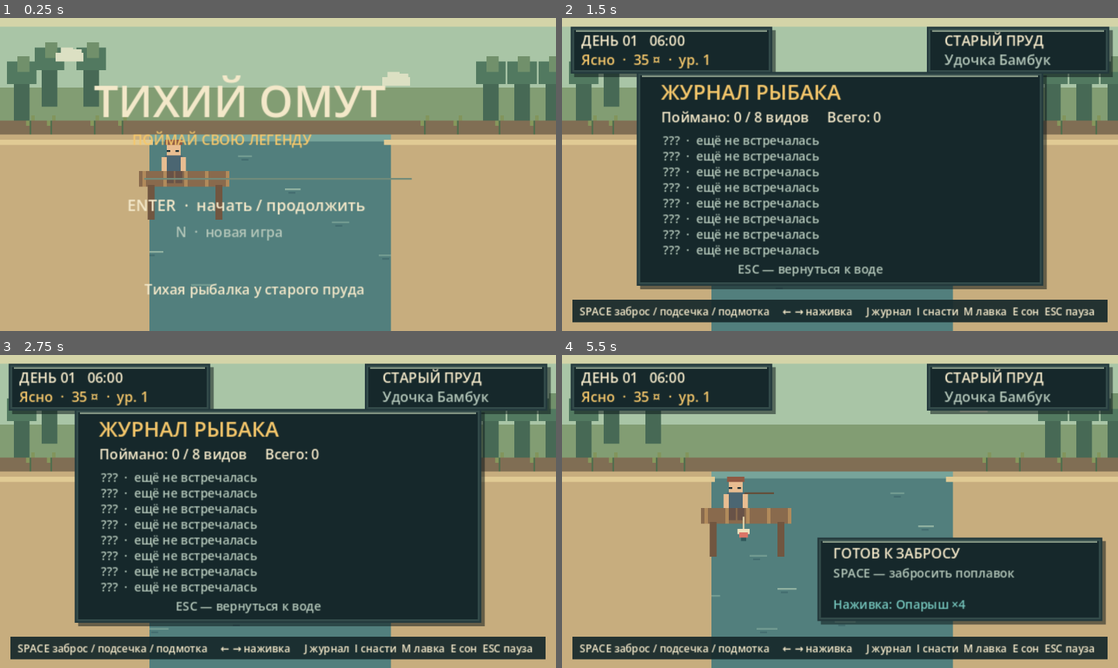
Above: before the commit, frames 1-4 (two rows, left to right).
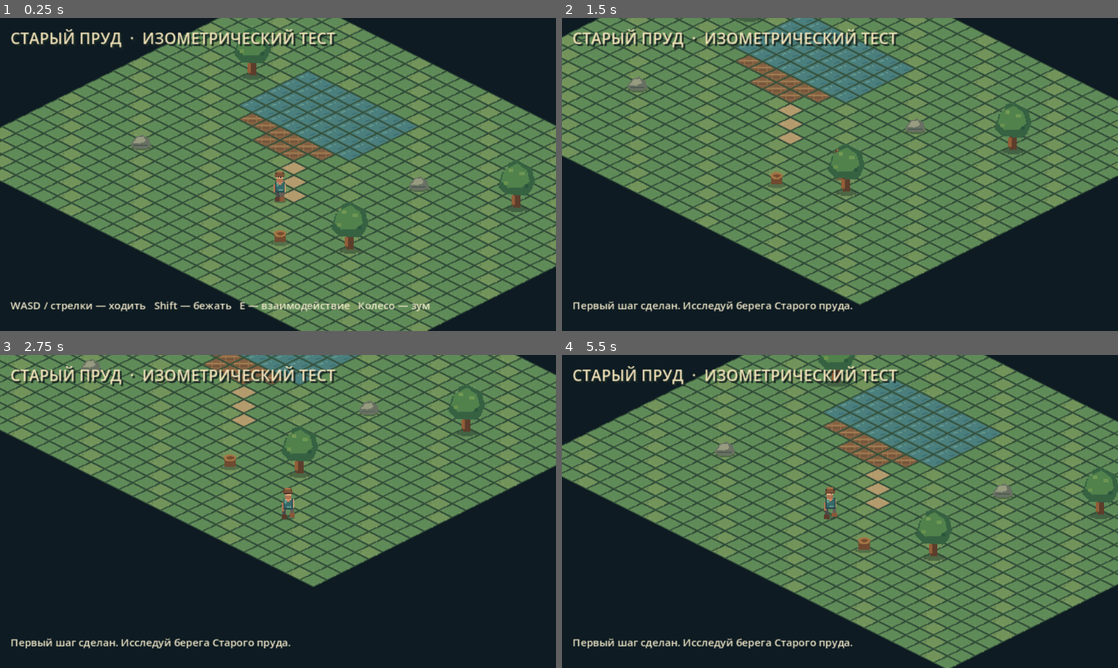
Above: after the commit, the same moments.

Repository: pajeroff/Still_Waters
Game: Godot game, scene res://World.tscn
Two runs of this game, one before a commit and one after it. Both use one fixed random seed, a clock stepped at 60 frames per second and the inputs below. Before the commit the project starts from res://Main.tscn.
Inputs (mouse positions are in pixels of both pictures, inside the frame that each line leads up to):
- Up to frame 1 (0.25 s): no input
- Up to frame 2 (1.5 s): tap Enter at 0.5 s; move the mouse to (962, 158) at 0.52 s; hold D (move_right, bound only after the commit) 0.53-1.28 s; hold = (camera_zoom_in, bound only after the commit) 0.53-1.28 s; tap J (achievements, bound only after the commit) at 0.6 s; click (962, 158) at 0.67 s; move the mouse to (728, 190) at 1.27 s; hold S (move_down, bound only after the commit) from 1.28 s (still down); tap = (camera_zoom_in, bound only after the commit) at 1.35 s; click (728, 190) at 1.42 s
- Up to frame 3 (2.75 s): tap - (camera_zoom_out, bound only after the commit) at 1.55 s; move the mouse to (333, 442) at 2.02 s; release S (move_down, bound only after the commit) at 2.03 s; hold D (move_right, bound only after the commit) from 2.03 s (still down); hold - (camera_zoom_out, bound only after the commit) from 2.03 s (still down); click (333, 442) at 2.17 s; tap Space (cast, bound only after the commit) at 2.3 s
- Up to frame 4 (5.5 s): move the mouse to (812, 574) at 2.77 s; release D (move_right, bound only after the commit) at 2.78 s; release - (camera_zoom_out, bound only after the commit) at 2.78 s; hold W (move_up, bound only after the commit) 2.78-3.53 s; tap Space (cast, bound only after the commit) at 2.85 s; click (812, 574) at 2.92 s; tap E (interact, bound only after the commit) at 3.05 s; move the mouse to (1006, 558) at 3.52 s; hold E (interact, bound only after the commit) 3.53-4.28 s; hold A (move_left, bound only after the commit) 3.53-5.03 s; click (1006, 558) at 3.67 s; tap Shift (run, bound only after the commit) at 3.8, 4.35 s; tap I (inventory, bound only after the commit) at 4.15 s; move the mouse to (673, 464) at 4.27 s; click (673, 464) at 4.42 s; tap J (achievements, bound only after the commit) at 4.55, 5.1 s; tap M (map, bound only after the commit) at 4.9 s; move the mouse to (867, 511) at 5.02 s; hold S (move_down, bound only after the commit) from 5.03 s (still down); hold = (camera_zoom_in, bound only after the commit) from 5.03 s (still down); click (867, 511) at 5.17 s

The runs differ from the first frame. In frame 1, 99% of the frame differs, in the area x 0-100%, y 0-100%; in frame 2, 86%; in frame 3, 77%; in frame 4, 91%.
Error after the commit: Parse Error: Cannot infer the type of "target" variable because the value doesn't have a set type. (res://scripts/world_camera.gd:33)

Commit message:
Prioritize isometric player movement prototype
Co-authored-by: arena-agent <297053741+arena-agent@users.noreply.github.com>

Diff:
--- /dev/null
+++ b/Player.tscn
@@ -0,0 +1,42 @@
+[gd_scene load_steps=5 format=3]
+
+[ext_resource type="Script" path="res://scripts/player.gd" id="1_player"]
+[ext_resource type="Script" path="res://scripts/world_camera.gd" id="2_camera"]
+
+[sub_resource type="CapsuleShape2D" id="CapsuleShape_player"]
+radius = 6.0
+height = 16.0
+
+[sub_resource type="CircleShape2D" id="CircleShape_interaction"]
+radius = 25.0
+
+[node name="Player" type="CharacterBody2D"]
+z_index = 0
+script = ExtResource("1_player")
+walk_speed = 118.0
+run_multiplier = 1.55
+acceleration = 900.0
+braking = 1150.0
+
+[node name="AnimatedSprite2D" type="AnimatedSprite2D" parent="."]
+position = Vector2(0, -20)
+texture_filter = 1
+
+[node name="CollisionShape2D" type="CollisionShape2D" parent="."]
+position = Vector2(0, -7)
+shape = SubResource("CapsuleShape_player")
+
+[node name="InteractionArea" type="Area2D" parent="."]
+position = Vector2(0, -9)
+collision_layer = 0
+collision_mask = 16
+monitoring = true
+
+[node name="CollisionShape2D" type="CollisionShape2D" parent="InteractionArea"]
+shape = SubResource("CircleShape_interaction")
+
+[node name="Camera2D" type="Camera2D" parent="."]
+position_smoothing_enabled = true
+position_smoothing_speed = 8.0
+position = Vector2(0, -4)
+script = ExtResource("2_camera")
--- /dev/null
+++ b/World.tscn
@@ -0,0 +1,56 @@
+[gd_scene load_steps=3 format=3]
+
+[ext_resource type="Script" path="res://scripts/world.gd" id="1_world"]
+[ext_resource type="PackedScene" path="res://Player.tscn" id="2_player"]
+
+[node name="World" type="Node2D"]
+script = ExtResource("1_world")
+
+[node name="YSort" type="Node2D" parent="."]
+y_sort_enabled = true
+
+[node name="Ground" type="TileMapLayer" parent="YSort"]
+z_index = -20
+y_sort_enabled = true
+
+[node name="Water" type="TileMapLayer" parent="YSort"]
+z_index = -18
+y_sort_enabled = true
+
+[node name="Boardwalk" type="TileMapLayer" parent="YSort"]
+z_index = -16
+y_sort_enabled = true
+
+[node name="Player" parent="YSort" instance=ExtResource("2_player")]
+
+[node name="HUD" type="CanvasLayer" parent="."]
+
+[node name="Title" type="Label" parent="HUD"]
+offset_left = 12.0
+offset_top = 10.0
+offset_right = 320.0
+offset_bottom = 34.0
+theme_override_colors/font_color = Color(0.94, 0.88, 0.72, 1)
+theme_override_colors/font_shadow_color = Color(0.1, 0.16, 0.14, 1)
+theme_override_constants/shadow_offset_x = 2
+theme_override_constants/shadow_offset_y = 2
+theme_override_font_sizes/font_size = 18
+text = "СТАРЫЙ ПРУД  ·  ИЗОМЕТРИЧЕСКИЙ ТЕСТ"
+
+[node name="InteractionPrompt" type="Label" parent="HUD"]
+offset_left = 12.0
+offset_top = 40.0
+offset_right = 420.0
+offset_bottom = 64.0
+theme_override_colors/font_color = Color(0.97, 0.79, 0.43, 1)
+theme_override_font_sizes/font_size = 14
+visible = false
+
+[node name="Status" type="Label" parent="HUD"]
+offset_left = 12.0
+offset_top = 322.0
+offset_right = 628.0
+offset_bottom = 354.0
+theme_override_colors/font_color = Color(0.93, 0.9, 0.78, 1)
+theme_override_font_sizes/font_size = 12
+text = "WASD / стрелки — ходить   Shift — бежать   E — взаимодействие"
--- a/project.godot
+++ b/project.godot
@@ -1,19 +1,27 @@
-; Engine configuration file.
-; Still Waters — a quiet pixel fishing prototype.
+; Godot Engine project configuration.
+; «Тихий Омут» — isometric movement prototype, Godot 4.7.
 config_version=5
 
 [application]
 config/name="Тихий Омут"
-run/main_scene="res://Main.tscn"
+run/main_scene="res://World.tscn"
 config/features=PackedStringArray("4.7", "GL Compatibility")
 
 [display]
-window/size/viewport_width=320
-window/size/viewport_height=180
-window/size/window_width_override=960
-window/size/window_height_override=540
+window/size/viewport_width=640
+window/size/viewport_height=360
+window/size/window_width_override=1280
+window/size/window_height_override=720
 window/stretch/mode="canvas_items"
 window/stretch/aspect="keep"
+
+[layer_names]
+2d_physics/layer_1="Player"
+2d_physics/layer_2="World"
+2d_physics/layer_3="Water"
+2d_physics/layer_4="NPC"
+2d_physics/layer_5="Interactable"
+2d_physics/layer_6="Trigger"
 
 [rendering]
 renderer/rendering_method="gl_compatibility"
--- /dev/null
+++ b/scripts/interactable_point.gd
@@ -0,0 +1,15 @@
+class_name InteractablePoint
+extends Area2D
+
+signal activated(point: InteractablePoint, actor: Node2D)
+
+@export var display_name := "Осмотреть"
+@export_multiline var response := "Здесь пока тихо."
+
+func _ready() -> void:
+	collision_layer = 1 << 4
+	collision_mask = 0
+	add_to_group("interactable")
+
+func interact(actor: Node2D) -> void:
+	activated.emit(self, actor)
--- /dev/null
+++ b/scripts/player.gd
@@ -0,0 +1,177 @@
+extends CharacterBody2D
+
+signal interacted(target: InteractablePoint)
+signal interaction_prompt_changed(prompt: String)
+signal moved_first_time
+
+const SCREEN_DIRECTIONS := ["E", "SE", "S", "SW", "W", "NW", "N", "NE"]
+const SPRITE_CELL := Vector2i(24, 40)
+const PLAYER_LAYER := 1
+const WORLD_LAYER := 2
+const WATER_LAYER := 4
+const NPC_LAYER := 8
+const INTERACTABLE_LAYER := 16
+
+@export var walk_speed := 118.0
+@export var run_multiplier := 1.55
+@export var acceleration := 900.0
+@export var braking := 1150.0
+
+var facing := "S"
+var nearby_points: Array[InteractablePoint] = []
+var has_moved := false
+
+@onready var animated_sprite: AnimatedSprite2D = $AnimatedSprite2D
+@onready var interaction_area: Area2D = $InteractionArea
+
+func _ready() -> void:
+	motion_mode = CharacterBody2D.MOTION_MODE_FLOATING
+	add_to_group("player")
+	collision_layer = PLAYER_LAYER
+	collision_mask = WORLD_LAYER | WATER_LAYER | NPC_LAYER
+	_ensure_input_map()
+	animated_sprite.sprite_frames = _build_sprite_frames()
+	animated_sprite.play("idle_S")
+	interaction_area.area_entered.connect(_on_interaction_area_entered)
+	interaction_area.area_exited.connect(_on_interaction_area_exited)
+
+func _physics_process(delta: float) -> void:
+	var input_vector := Input.get_vector("move_left", "move_right", "move_up", "move_down", 0.2)
+	var input_strength := minf(input_vector.length(), 1.0)
+	var iso_direction := Vector2(input_vector.x - input_vector.y, (input_vector.x + input_vector.y) * 0.5)
+	if iso_direction.length_squared() > 0.0001:
+		iso_direction = iso_direction.normalized()
+		_update_facing(iso_direction)
+	var speed_scale := run_multiplier if Input.is_action_pressed("run") else 1.0
+	var target_velocity := iso_direction * walk_speed * speed_scale * input_strength
+	var rate := acceleration if target_velocity.length_squared() > velocity.length_squared() else braking
+	velocity = velocity.move_toward(target_velocity, rate * delta)
+	move_and_slide()
+
+	if velocity.length_squared() > 2.0:
+		if not has_moved:
+			has_moved = true
+			moved_first_time.emit()
+		animated_sprite.play("walk_%s" % facing)
+	else:
+		animated_sprite.play("idle_%s" % facing)
+
+func _unhandled_input(event: InputEvent) -> void:
+	if event.is_action_pressed("interact"):
+		_interact_with_nearest()
+
+func _update_facing(direction: Vector2) -> void:
+	var angle := direction.angle()
+	var direction_index := posmod(roundi(angle / (PI / 4.0)), SCREEN_DIRECTIONS.size())
+	facing = SCREEN_DIRECTIONS[direction_index]
+
+func _interact_with_nearest() -> void:
+	_prune_invalid_interactables()
+	if nearby_points.is_empty():
+		return
+	var target := nearby_points[0]
+	var nearest_distance := global_position.distance_squared_to(target.global_position)
+	for point in nearby_points:
+		var distance := global_position.distance_squared_to(point.global_position)
+		if distance < nearest_distance:
+			target = point
+			nearest_distance = distance
+	target.interact(self)
+	interacted.emit(target)
+
+func _on_interaction_area_entered(area: Area2D) -> void:
+	if area is InteractablePoint and not nearby_points.has(area):
+		nearby_points.append(area)
+		_update_interaction_prompt()
+
+func _on_interaction_area_exited(area: Area2D) -> void:
+	if area is InteractablePoint:
+		nearby_points.erase(area)
+		_update_interaction_prompt()
+
+func _prune_invalid_interactables() -> void:
+	for index in range(nearby_points.size() - 1, -1, -1):
+		if not is_instance_valid(nearby_points[index]):
+			nearby_points.remove_at(index)
+
+func _update_interaction_prompt() -> void:
+	_prune_invalid_interactables()
+	var prompt := ""
+	if not nearby_points.is_empty():
+		prompt = "E  ·  %s" % nearby_points[0].display_name
+	interaction_prompt_changed.emit(prompt)
+
+func _build_sprite_frames() -> SpriteFrames:
+	var sheet := load("res://assets/angler_sheet.png") as Texture2D
+	var frames := SpriteFrames.new()
+	if frames.has_animation("default"):
+		frames.remove_animation("default")
+	for row in range(SCREEN_DIRECTIONS.size()):
+		var direction: String = SCREEN_DIRECTIONS[row]
+		var idle_name := "idle_%s" % direction
+		frames.add_animation(idle_name)
+		frames.set_animation_speed(idle_name, 2.0)
+		frames.set_animation_loop(idle_name, true)
+		frames.add_frame(idle_name, _atlas_frame(sheet, 0, row))
+		frames.add_frame(idle_name, _atlas_frame(sheet, 1, row))
+
+		var walk_name := "walk_%s" % direction
+		frames.add_animation(walk_name)
+		frames.set_animation_speed(walk_name, 9.0)
+		frames.set_animation_loop(walk_name, true)
+		for frame_index in range(1, 5):
+			frames.add_frame(walk_name, _atlas_frame(sheet, frame_index + 1, row))
+	return frames
+
+func _atlas_frame(sheet: Texture2D, column: int, row: int) -> AtlasTexture:
+	var frame := AtlasTexture.new()
+	frame.atlas = sheet
+	frame.region = Rect2(column * SPRITE_CELL.x, row * SPRITE_CELL.y, SPRITE_CELL.x, SPRITE_CELL.y)
+	return frame
+
+func _ensure_input_map() -> void:
+	_ensure_action("move_up", [KEY_W, KEY_UP], -1, JOY_AXIS_LEFT_Y, -1.0)
+	_ensure_action("move_down", [KEY_S, KEY_DOWN], -1, JOY_AXIS_LEFT_Y, 1.0)
+	_ensure_action("move_left", [KEY_A, KEY_LEFT], -1, JOY_AXIS_LEFT_X, -1.0)
+	_ensure_action("move_right", [KEY_D, KEY_RIGHT], -1, JOY_AXIS_LEFT_X, 1.0)
+	_ensure_action("run", [KEY_SHIFT], JOY_BUTTON_LEFT_STICK)
+	_ensure_action("interact", [KEY_E], JOY_BUTTON_A)
+	_ensure_action("cast", [KEY_SPACE], JOY_BUTTON_X)
+	_ensure_action("reel", [KEY_SPACE], JOY_BUTTON_X)
+	_ensure_action("inventory", [KEY_I], JOY_BUTTON_Y)
+	_ensure_action("pause", [KEY_ESCAPE], JOY_BUTTON_START)
+	_ensure_action("map", [KEY_M], JOY_BUTTON_BACK)
+	_ensure_action("skill_tree", [KEY_K], JOY_BUTTON_RIGHT_STICK)
+	_ensure_action("achievements", [KEY_J], JOY_BUTTON_RIGHT_SHOULDER)
+	_ensure_action("camera_zoom_in", [KEY_EQUAL])
+	_ensure_action("camera_zoom_out", [KEY_MINUS])
+
+func _ensure_action(action_name: StringName, keys: Array, joy_button: int = -1, joy_axis: int = -1, axis_value: float = 0.0) -> void:
+	if not InputMap.has_action(action_name):
+		InputMap.add_action(action_name, 0.2)
+	var existing_events := InputMap.action_get_events(action_name)
+	for keycode in keys:
+		var found := false
+		for input_event in existing_events:
+			if input_event is InputEventKey and input_event.keycode == keycode:
+				found = true
+				break
+		if not found:
+			var key_event := InputEventKey.new()
+			key_event.keycode = keycode
+			InputMap.action_add_event(action_name, key_event)
+	if joy_button >= 0:
+		var button_found := false
+		for input_event in existing_events:
+			if input_event is InputEventJoypadButton and input_event.button_index == joy_button:
+				button_found = true
+				break
+		if not button_found:
+			var button_event := InputEventJoypadButton.new()
+			button_event.button_index = joy_button
+			InputMap.action_add_event(action_name, button_event)
+	if joy_axis >= 0:
+		var axis_event := InputEventJoypadMotion.new()
+		axis_event.axis = joy_axis
+		axis_event.axis_value = axis_value
+		InputMap.action_add_event(action_name, axis_event)
--- /dev/null
+++ b/scripts/world.gd
@@ -0,0 +1,164 @@
+extends Node2D
+
+const GRID_SIZE := Vector2i(30, 24)
+const TILE_SIZE := Vector2i(32, 16)
+const GRASS_A := Vector2i(0, 0)
+const GRASS_B := Vector2i(1, 0)
+const WATER_TILE := Vector2i(2, 0)
+const DOCK_TILE := Vector2i(3, 0)
+const PLAYER_START := Vector2i(15, 15)
+const COLLISION_WORLD := 1 << 1
+const COLLISION_WATER := 1 << 2
+const COLLISION_INTERACTABLE := 1 << 4
+
+@onready var ground_layer: TileMapLayer = $YSort/Ground
+@onready var water_layer: TileMapLayer = $YSort/Water
+@onready var dock_layer: TileMapLayer = $YSort/Boardwalk
+@onready var sort_root: Node2D = $YSort
+@onready var player: CharacterBody2D = $YSort/Player
+@onready var prompt_label: Label = $HUD/InteractionPrompt
+@onready var status_label: Label = $HUD/Status
+
+func _ready() -> void:
+	var shared_tileset := _create_iso_tileset()
+	ground_layer.tile_set = shared_tileset
+	water_layer.tile_set = shared_tileset
+	dock_layer.tile_set = shared_tileset
+	_build_test_map()
+	_build_water_collision()
+	_build_obstacles()
+	_build_boundaries()
+	_build_interaction_points()
+	player.position = ground_layer.map_to_local(PLAYER_START)
+	player.interaction_prompt_changed.connect(_on_interaction_prompt_changed)
+	player.interacted.connect(_on_player_interacted)
+	player.moved_first_time.connect(_on_player_first_move)
+	prompt_label.text = ""
+	status_label.text = "WASD / стрелки — ходить   Shift — бежать   E — взаимодействие   Колесо — зум"
+
+func _create_iso_tileset() -> TileSet:
+	var tileset := TileSet.new()
+	tileset.tile_size = TILE_SIZE
+	tileset.tile_shape = TileSet.TILE_SHAPE_ISOMETRIC
+	tileset.tile_layout = TileSet.TILE_LAYOUT_DIAMOND_DOWN
+	var atlas := TileSetAtlasSource.new()
+	atlas.texture = load("res://assets/isometric_tiles.png") as Texture2D
+	atlas.texture_region_size = TILE_SIZE
+	for tile_x in range(5):
+		atlas.create_tile(Vector2i(tile_x, 0))
+	tileset.add_source(atlas, 0)
+	return tileset
+
+func _build_test_map() -> void:
+	for x in range(GRID_SIZE.x):
+		for y in range(GRID_SIZE.y):
+			var cell := Vector2i(x, y)
+			var ground_atlas := GRASS_A if (x * 7 + y * 3) % 5 else GRASS_B
+			ground_layer.set_cell(cell, 0, ground_atlas)
+			if _is_water_cell(cell):
+				water_layer.set_cell(cell, 0, WATER_TILE)
+			if _is_dock_cell(cell):
+				dock_layer.set_cell(cell, 0, DOCK_TILE)
+	# A little path leads from the spawn to the wooden bank.
+	for cell in [Vector2i(15, 14), Vector2i(14, 13), Vector2i(13, 12), Vector2i(12, 11)]:
+		ground_layer.set_cell(cell, 0, Vector2i(4, 0))
+
+func _is_water_cell(cell: Vector2i) -> bool:
+	return cell.x >= 7 and cell.x <= 14 and cell.y >= 5 and cell.y <= 9 and not _is_dock_cell(cell)
+
+func _is_dock_cell(cell: Vector2i) -> bool:
+	return (cell.y == 10 and cell.x >= 8 and cell.x <= 13) or (cell.y == 11 and cell.x >= 10 and cell.x <= 12)
+
+func _build_water_collision() -> void:
+	for x in range(7, 15):
+		for y in range(5, 10):
+			var cell := Vector2i(x, y)
+			if _is_dock_cell(cell):
+				continue
+			var body := StaticBody2D.new()
+			body.name = "WaterCollision_%02d_%02d" % [x, y]
+			body.collision_layer = COLLISION_WATER
+			body.collision_mask = 0
+			var polygon := CollisionPolygon2D.new()
+			polygon.polygon = PackedVector2Array([Vector2(0, -7.5), Vector2(15.5, 0), Vector2(0, 7.5), Vector2(-15.5, 0)])
+			body.add_child(polygon)
+			sort_root.add_child(body)
+			body.position = ground_layer.map_to_local(cell)
+
+func _build_obstacles() -> void:
+	_spawn_obstacle("Oak_A", "res://assets/oak.png", Vector2i(5, 7), Vector2(0, -29), Vector2(7, 11))
+	_spawn_obstacle("Oak_B", "res://assets/oak.png", Vector2i(21, 16), Vector2(0, -29), Vector2(7, 11))
+	_spawn_obstacle("Oak_C", "res://assets/oak.png", Vector2i(24, 7), Vector2(0, -29), Vector2(7, 11))
+	_spawn_obstacle("Rock_A", "res://assets/rock.png", Vector2i(6, 16), Vector2(0, -7), Vector2(8, 6))
+	_spawn_obstacle("Rock_B", "res://assets/rock.png", Vector2i(19, 9), Vector2(0, -7), Vector2(8, 6))
+	_spawn_obstacle("Old_Stump", "res://assets/stump.png", Vector2i(18, 18), Vector2(0, -10), Vector2(7, 5))
+
+func _spawn_obstacle(object_name: String, texture_path: String, cell: Vector2i, sprite_offset: Vector2, collider_size: Vector2) -> void:
+	var body := StaticBody2D.new()
+	body.name = object_name
+	body.collision_layer = COLLISION_WORLD
+	body.collision_mask = 0
+	var sprite := Sprite2D.new()
+	sprite.texture = load(texture_path) as Texture2D
+	sprite.position = sprite_offset
+	sprite.texture_filter = CanvasItem.TEXTURE_FILTER_NEAREST
+	body.add_child(sprite)
+	var collision := CollisionShape2D.new()
+	var shape := CapsuleShape2D.new()
+	shape.radius = collider_size.x
+	shape.height = maxf(collider_size.y * 2.0, collider_size.x * 2.0)
+	collision.shape = shape
+	collision.position = Vector2(0, -collider_size.y * 0.5)
+	body.add_child(collision)
+	sort_root.add_child(body)
+	body.position = ground_layer.map_to_local(cell)
+
+func _build_boundaries() -> void:
+	_add_wall("Boundary_North", Vector2(48, -31), Vector2(960, 24))
+	_add_wall("Boundary_South", Vector2(48, 431), Vector2(960, 24))
+	_add_wall("Boundary_West", Vector2(-393, 200), Vector2(24, 500))
+	_add_wall("Boundary_East", Vector2(489, 200), Vector2(24, 500))
+
+func _add_wall(wall_name: String, wall_position: Vector2, wall_size: Vector2) -> void:
+	var body := StaticBody2D.new()
+	body.name = wall_name
+	body.collision_layer = COLLISION_WORLD
+	body.collision_mask = 0
+	var collision := CollisionShape2D.new()
+	var shape := RectangleShape2D.new()
+	shape.size = wall_size
+	collision.shape = shape
+	body.add_child(collision)
+	sort_root.add_child(body)
+	body.position = wall_position
+
+func _build_interaction_points() -> void:
+	_add_interactable("OldPondFishingSpot", "Точка ловли", "У воды тихо. Рыбалка подключится следующим этапом.", Vector2i(10, 10))
+	_add_interactable("OldOak", "Старый дуб", "Под ветвями пахнет дождём и влажной корой.", Vector2i(5, 7))
+
+func _add_interactable(point_name: String, title: String, description: String, cell: Vector2i) -> void:
+	var point := InteractablePoint.new()
+	point.name = point_name
+	point.display_name = title
+	point.response = description
+	var collision := CollisionShape2D.new()
+	var shape := CircleShape2D.new()
+	shape.radius = 18.0
+	collision.shape = shape
+	point.add_child(collision)
+	point.activated.connect(_on_interactable_activated)
+	sort_root.add_child(point)
+	point.position = ground_layer.map_to_local(cell)
+
+func _on_interaction_prompt_changed(prompt: String) -> void:
+	prompt_label.text = prompt
+	prompt_label.visible = not prompt.is_empty()
+
+func _on_player_interacted(_target: InteractablePoint) -> void:
+	pass
+
+func _on_interactable_activated(point: InteractablePoint, _actor: Node2D) -> void:
+	status_label.text = point.response
+
+func _on_player_first_move() -> void:
+	status_label.text = "Первый шаг сделан. Исследуй берега Старого пруда."
--- /dev/null
+++ b/scripts/world_camera.gd
@@ -0,0 +1,34 @@
+extends Camera2D
+
+const ZOOM_LEVELS := [1.0, 2.0]
+
+@export var map_limits := Rect2i(-400, -32, 896, 480)
+@export var smooth_speed := 8.0
+
+var _zoom_index := 0
+
+func _ready() -> void:
+	position_smoothing_enabled = true
+	position_smoothing_speed = smooth_speed
+	limit_left = map_limits.position.x
+	limit_top = map_limits.position.y
+	limit_right = map_limits.end.x
+	limit_bottom = map_limits.end.y
+	zoom = Vector2.ONE * ZOOM_LEVELS[_zoom_index]
+	make_current()
+
+func _unhandled_input(event: InputEvent) -> void:
+	if event is InputEventMouseButton and event.pressed:
+		if event.button_index == MOUSE_BUTTON_WHEEL_UP:
+			_set_zoom(1)
+		elif event.button_index == MOUSE_BUTTON_WHEEL_DOWN:
+			_set_zoom(-1)
+	elif event.is_action_pressed("camera_zoom_in"):
+		_set_zoom(1)
+	elif event.is_action_pressed("camera_zoom_out"):
+		_set_zoom(-1)
+
+func _set_zoom(direction: int) -> void:
+	_zoom_index = clampi(_zoom_index + direction, 0, ZOOM_LEVELS.size() - 1)
+	var target := Vector2.ONE * ZOOM_LEVELS[_zoom_index]
+	create_tween().tween_property(self, "zoom", target, 0.14)
Binary file added: assets/angler_sheet.png
Binary file added: assets/isometric_tiles.png
Binary file added: assets/oak.png
Binary file added: assets/rock.png
Binary file added: assets/stump.png
Not shown, changed: ROADMAP.md
Not shown, added: docs/ISOMETRIC_STYLE.md
